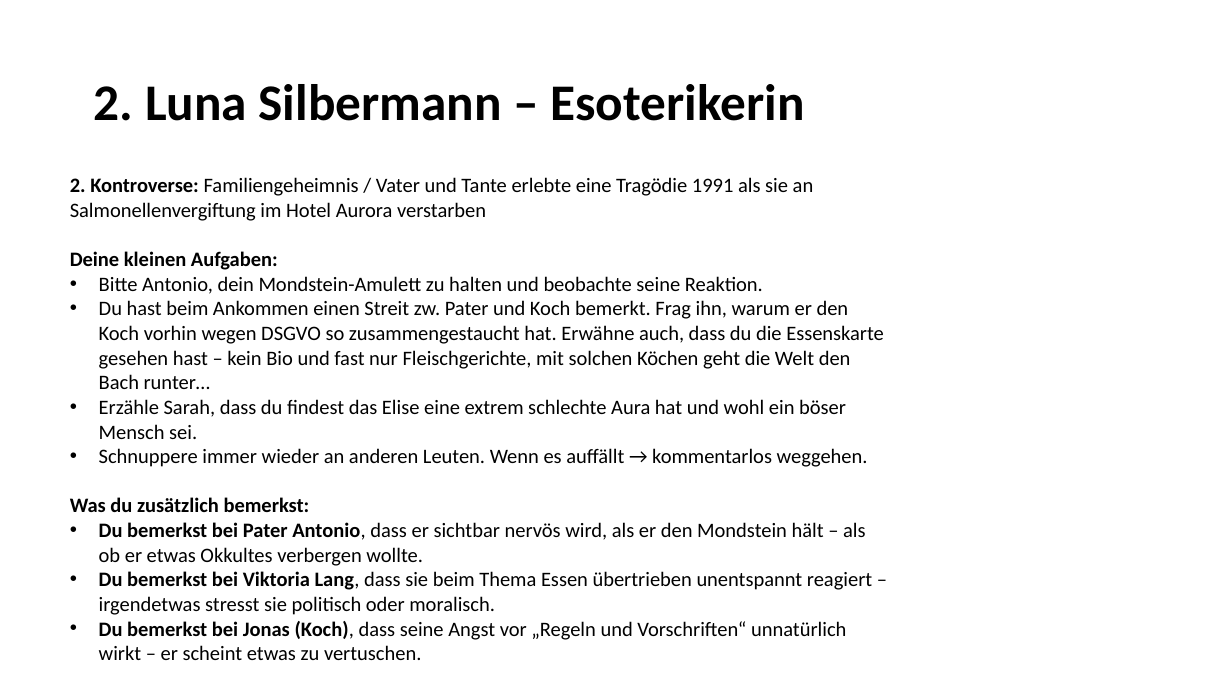
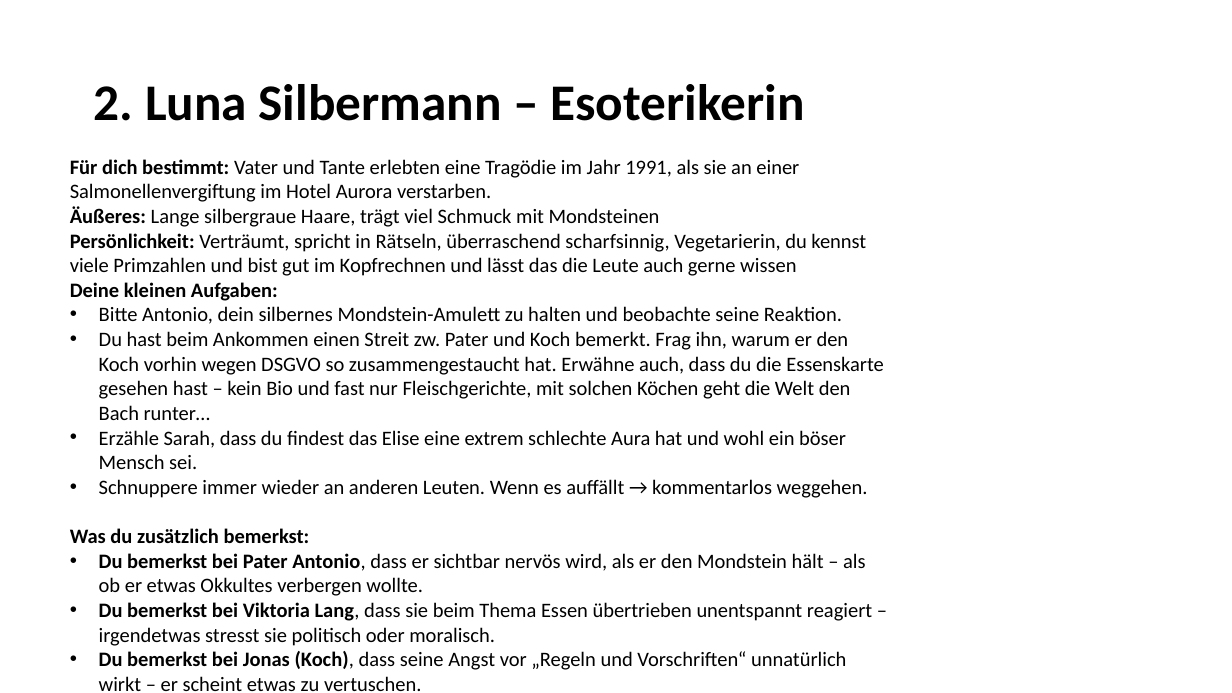
Before and after one commit to LkySlevin/krimidinner_app, a slide deck: slide 3 of Misc/Krimidinner.pptx (slide 6 before the commit). Drawn at 1232x693 pixels with LibreOffice and Linux fonts; fonts in the diff are those of the drawing. Boxes give left, top, right and bottom in pixels: in the first picture for what was removed or moved away, otherwise in the second. Text is boxed around its words. In the diff, an @@ line names an element or a change of style, - is before the commit and + after.

```diff
--- a/Misc/Krimidinner.pptx
+++ b/Misc/Krimidinner.pptx
@@ text "Für dich bestimmt: Vater und ..." moved from (x1=70, y1=177, x2=884, y2=660) to (x1=70, y1=159, x2=884, y2=691) @@
@@ text at (x1=70, y1=159, x2=866, y2=276): text changed @@
-2. Kontroverse: Familiengeheimnis / Vater und Tante erlebte eine Tragödie 1991 als sie an Salmonellenvergiftung im Hotel Aurora verstarben
+Für dich bestimmt: Vater und Tante erlebten eine Tragödie im Jahr 1991, als sie an einer Salmonellenvergiftung im Hotel Aurora verstarben.
+Äußeres: Lange silbergraue Haare, trägt viel Schmuck mit Mondsteinen
+Persönlichkeit: Verträumt, spricht in Rätseln, überraschend scharfsinnig, Vegetarierin, du kennst viele Primzahlen und bist gut im Kopfrechnen und lässt das die Leute auch gerne wissen
@@ text at (x1=99, y1=306, x2=842, y2=324): text changed @@
-• Bitte Antonio, dein Mondstein-Amulett zu halten und beobachte seine Reaktion.
+• Bitte Antonio, dein silbernes Mondstein-Amulett zu halten und beobachte seine Reaktion.
```
Also in this commit, not shown: 9 other slides changed, 3 slides removed, 12 other files.
